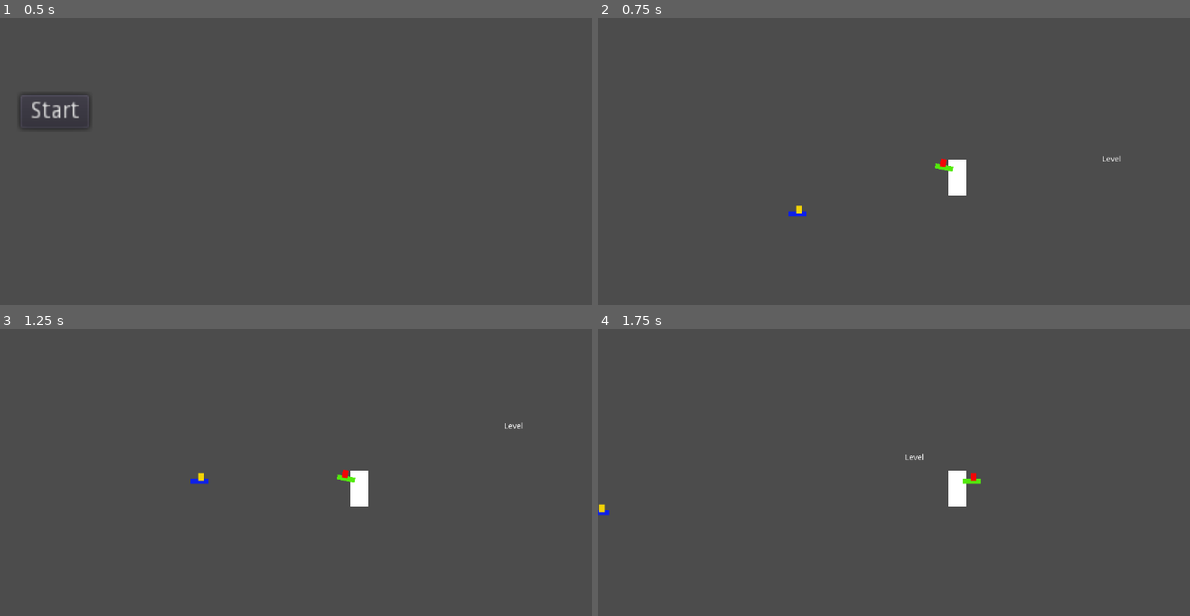
Above: before the commit, frames 1-4 (two rows, left to right).
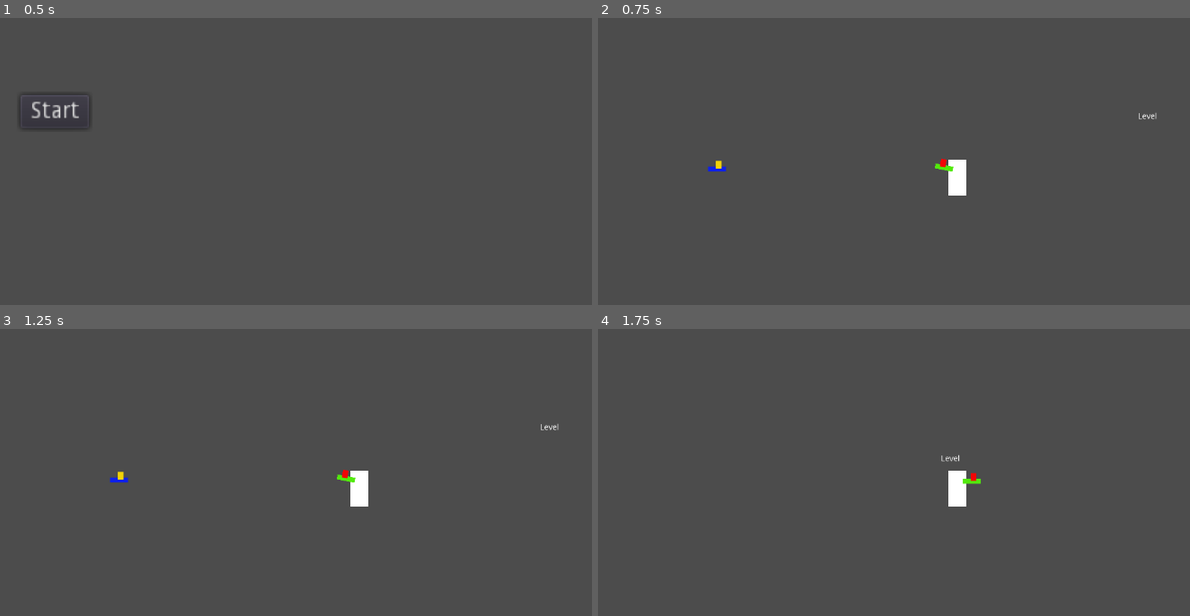
Above: after the commit, the same moments.

Repository: LuizzDutra/Remorse-of-Blue-Pen
Game: Godot game, scene res://Base.tscn
Same seed, same stepped clock (60 frames per second), same inputs: the game is played once before the commit and once after it.
Inputs (mouse positions are in pixels of both pictures, inside the frame that each line leads up to):
- Up to frame 1 (0.5 s): no input
- Up to frame 2 (0.75 s): click "Start" at 0.5 s
- Up to frame 3 (1.25 s): no input
- Up to frame 4 (1.75 s): move the mouse to (1113, 481) at 1.27 s; hold D (move_right) from 1.28 s (still down); hold Shift (dash) from 1.28 s (still down); tap W (jump) at 1.52 s

Frame 1 is identical in both runs. In frame 2, 0.2% of the frame differs, in the area x 18-95%, y 33-70%; in frame 3, 0.2%, in the area x 18-95%, y 32-55%; in frame 4, 0.1%.

Commit message:
scene position adjustments

Diff:
--- a/Scenes/Enemy.tscn
+++ b/Scenes/Enemy.tscn
@@ -12,7 +12,6 @@
 extents = Vector2( 16, 32 )
 
 [node name="Enemy" type="KinematicBody2D"]
-position = Vector2( -311, 88 )
 collision_layer = 0
 script = ExtResource( 2 )
 
--- a/Scenes/LevelEnterArea.tscn
+++ b/Scenes/LevelEnterArea.tscn
@@ -6,7 +6,6 @@
 extents = Vector2( 35, 61.5 )
 
 [node name="LevelEnterArea" type="Area2D"]
-position = Vector2( 276, 43 )
 collision_layer = 4
 collision_mask = 0
 script = ExtResource( 1 )
--- a/Scenes/Levels/Hub.tscn
+++ b/Scenes/Levels/Hub.tscn
@@ -12,6 +12,7 @@
 script = ExtResource( 4 )
 
 [node name="Player" parent="." instance=ExtResource( 1 )]
+position = Vector2( -88, 84 )
 
 [node name="StaticBody2D" type="StaticBody2D" parent="."]
 position = Vector2( 11, 132 )
@@ -24,6 +25,7 @@
 shape = SubResource( 1 )
 
 [node name="Enemy" parent="." instance=ExtResource( 2 )]
+position = Vector2( -542, 86 )
 __meta__ = {
 "_edit_group_": true
 }
@@ -31,4 +33,5 @@
 [node name="LevelAreas" type="Node2D" parent="."]
 
 [node name="LevelEnterArea" parent="LevelAreas" instance=ExtResource( 3 )]
+position = Vector2( 252, 45 )
 level_name = "Level"
